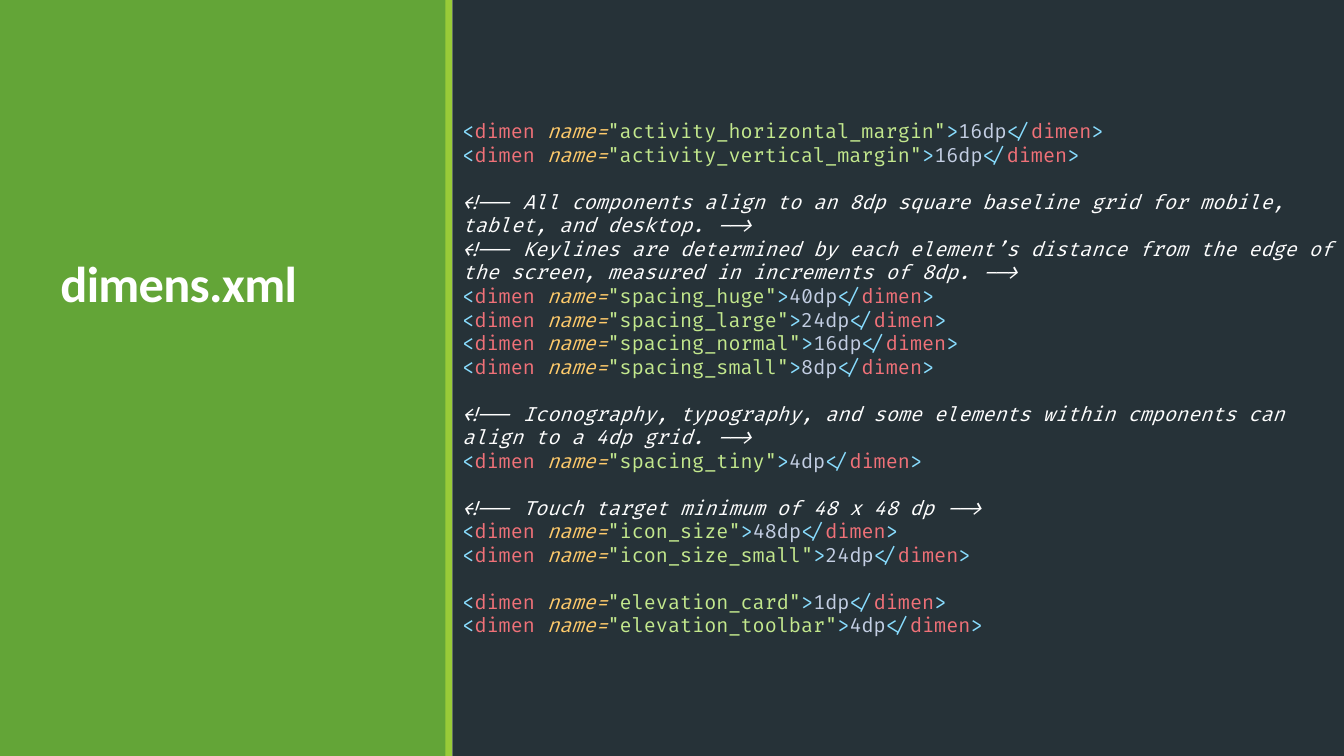
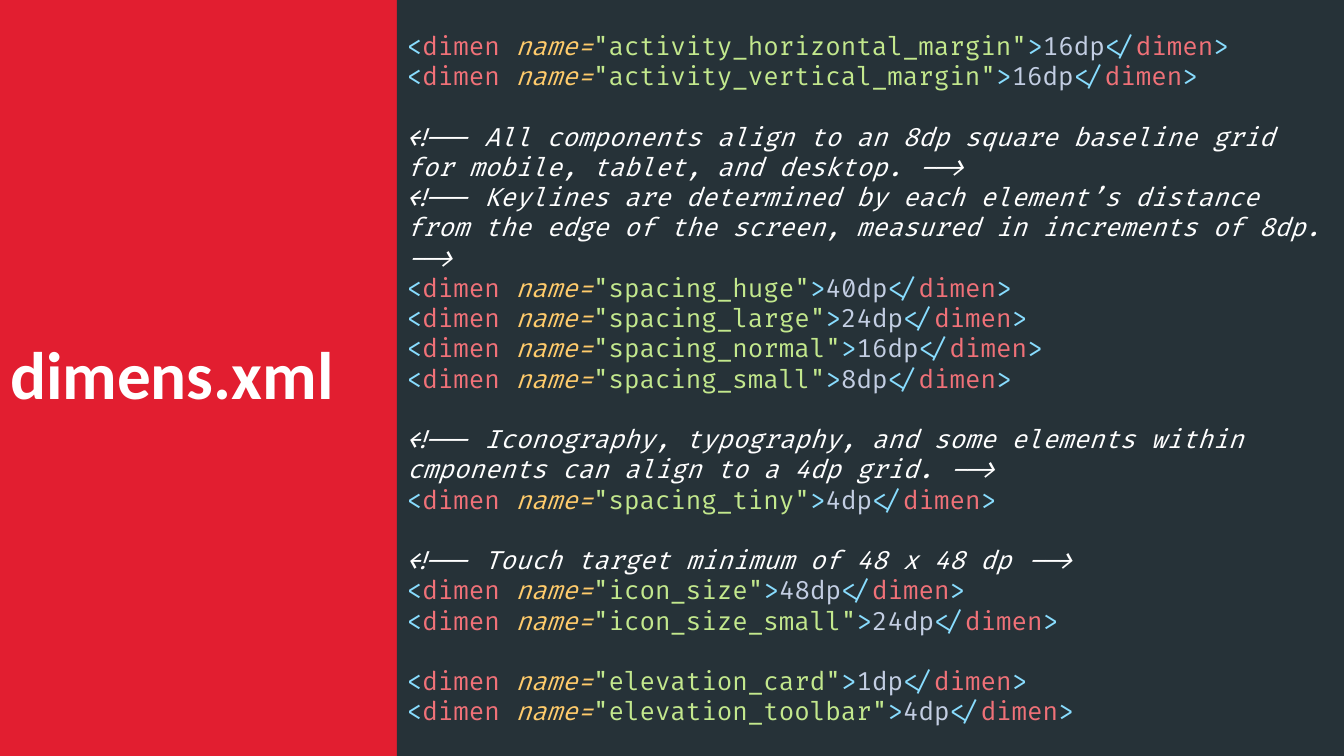
Before and after one commit to ZebanNikolay/android-style-best-practices, a slide deck: slide 7 of Styles and Themes in Android.pptm. Drawn at 1344x756 pixels with LibreOffice and Linux fonts; fonts in the diff are those of the drawing. Boxes give left, top, right and bottom in pixels: in the first picture for what was removed or moved away, otherwise in the second. Text is boxed around its words. In the diff, an @@ line names an element or a change of style, - is before the commit and + after.

```diff
--- a/Styles and Themes in Android.pptm
+++ b/Styles and Themes in Android.pptm
@@ title "dimens.xml": place and size @@
-title "dimens.xml" at bbox=[60, 266, 296, 303]
+title "dimens.xml" at bbox=[0, 0, 397, 756]
@@ title "dimens.xml" at bbox=[0, 0, 397, 756]: size 36 to 48 pt, letter spacing -0.5 to 0 pt; line spacing 0.85 to 0.9; vertical alignment bottom to middle; fill none to #E21E30 @@
@@ rectangle removed at bbox=[0, 0, 447, 756] @@
@@ text "<dimen name="activity_horizontal_margin">16dp</dimen> <dimen ...": place and size @@
-text "<dimen name="activity_horizontal_margin">16dp</dimen> <dimen ..." at bbox=[453, 0, 1344, 756]
+text "<dimen name="activity_horizontal_margin">16dp</dimen> <dimen ..." at bbox=[397, 0, 1344, 756]
@@ text "<dimen name="activity_horizontal_margin">16dp</dimen> <dimen ..." at bbox=[397, 0, 1344, 756]: size 14 to 18 pt @@
@@ rectangle removed at bbox=[446, 0, 453, 756] @@
```
Also in this commit, not shown: 28 other slides changed.
